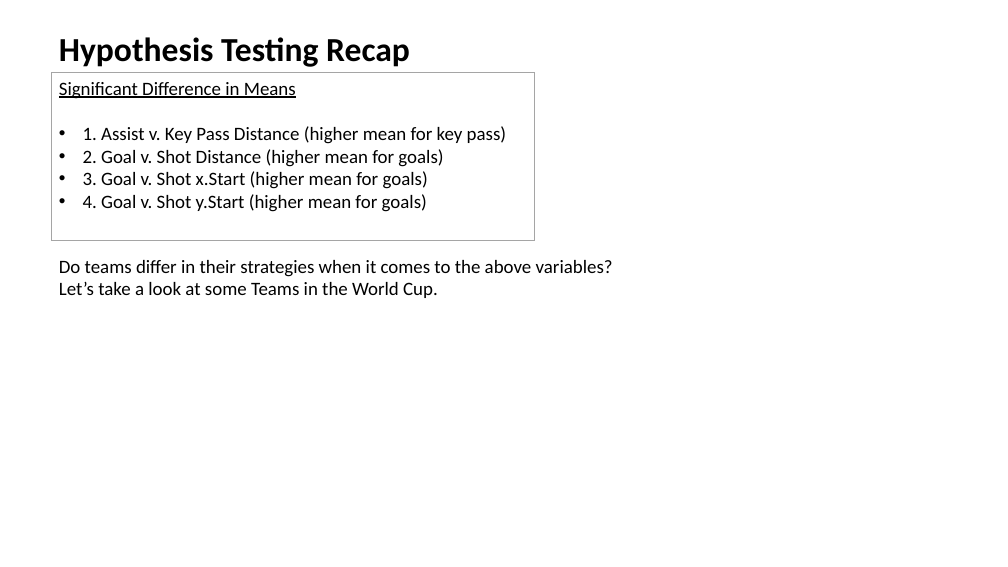
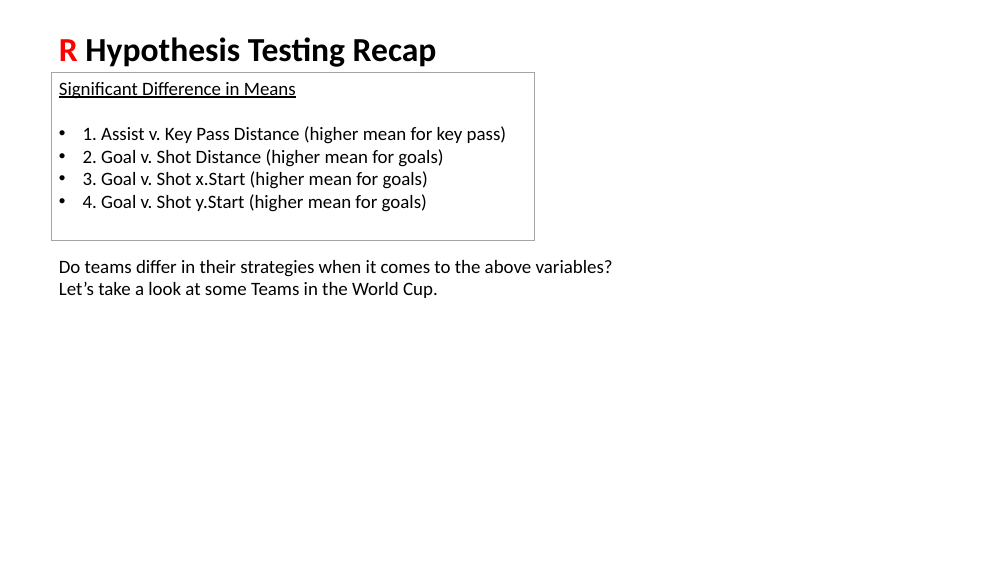
Before and after one commit to rmesina/T2_Codes-R-Us, a slide deck: slide 13 of midterm_project/Determining which variables contribute to likely hood of.pptx (slide 14 before the commit). Drawn at 1008x567 pixels with LibreOffice and Linux fonts; fonts in the diff are those of the drawing. Boxes give left, top, right and bottom in pixels: in the first picture for what was removed or moved away, otherwise in the second. Text is boxed around its words. In the diff, an @@ line names an element or a change of style, - is before the commit and + after.

```diff
--- a/midterm_project/Determining which variables contribute to likely hood of.pptx
+++ b/midterm_project/Determining which variables contribute to likely hood of.pptx
@@ text at (59,37,437,67): text changed @@
-Hypothesis Testing Recap
+R Hypothesis Testing Recap
```
Also in this commit, not shown: 4 other slides changed, 3 slides added, 3 slides removed.
